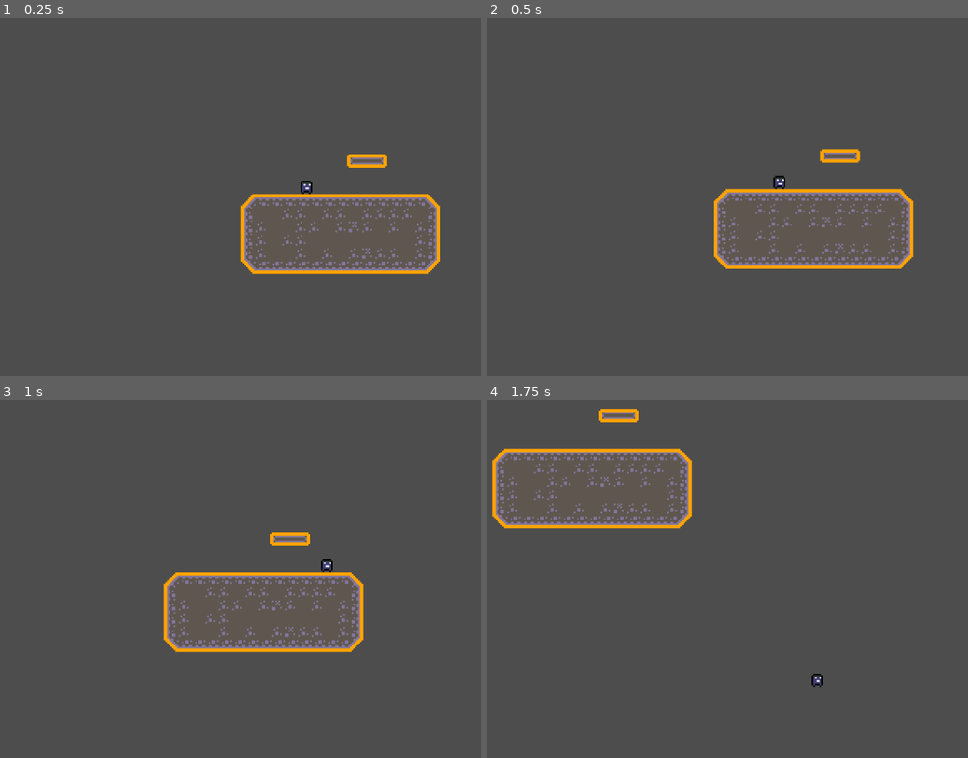
Above: before the commit, frames 1-4 (two rows, left to right).
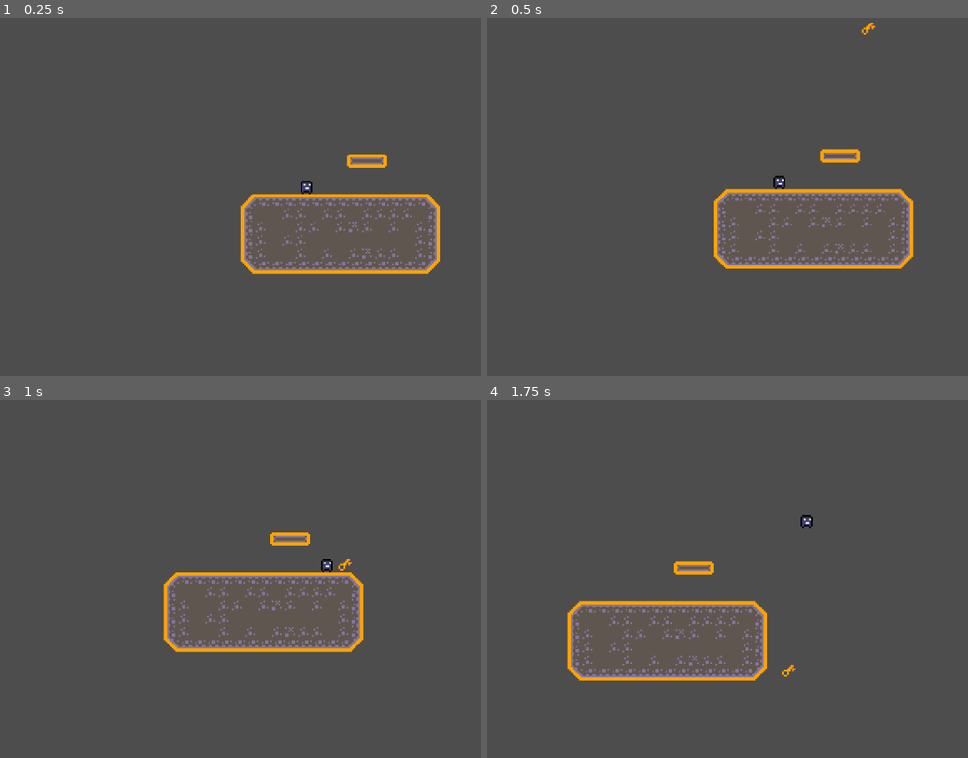
Above: after the commit, the same moments.

Repository: Miles-Miles2/GMTK2024
Game: Godot game, scene res://Tileset/root.tscn
The game is run twice, just before and just after one commit, with the same random seed, the same clock (stepped at 60 frames per second) and the same inputs.
Inputs:
- Up to frame 1 (0.25 s): no input
- Up to frame 2 (0.5 s): no input
- Up to frame 3 (1 s): hold D (move_right) from 0.53 s (still down); tap W (jump) at 0.77 s
- Up to frame 4 (1.75 s): keep holding D (move_right); tap W (jump) at 1.52 s

Frame 1 is identical in both runs. In frame 2, less than 0.1% of the frame differs, in the area x 77-81%, y 1-5%; in frame 3, less than 0.1%; in frame 4, 6.2%, in the area x 1-70%, y 2-81%.

Commit message:
added working enemy

Diff:
--- a/Scripts/coin copy.gd
+++ b/Scripts/coin copy.gd
@@ -1,7 +1,7 @@
 extends Area2D
 
-@onready var game_manager = %GameManager
-@onready var animation_player = $AnimationPlayer
+#@onready var game_manager = %GameManager
+#@onready var animation_player = $AnimationPlayer
 
 
 func _on_body_entered(body):
--- a/Scripts/slime copy.gd
+++ b/Scripts/slime copy.gd
@@ -1,13 +1,15 @@
 extends Node2D
 
-@onready var ray_cast_right = $RayCastRight
-@onready var ray_cast_left = $RayCastLeft
-@onready var slime = $AnimatedSprite2D
+@onready var ray_cast_right = $enemyBody2D/RayCastRight
+@onready var ray_cast_left = $enemyBody2D/RayCastLeft
+@onready var slime = $enemyBody2D/Sprite2D
+@onready var body = $enemyBody2D
 
-signal animation_done
+var gravity = ProjectSettings.get_setting("physics/2d/default_gravity")
+#signal animation_done
 
 
-var SPEED = 60
+var SPEED = 2000
 
 @onready var timer = $Timer
 
@@ -16,22 +18,26 @@
 
 func _ready():
 	timer.start()
-	slime.play("spawn")
+	#slime.play("spawn")
 
 func _on_timer_timeout():
-	slime.play("idle")
+	#slime.play("idle")
 	start_move = true
 
 func _process(delta):
 
+	if not body.is_on_floor():
+		body.velocity.y += gravity * delta
+
 	if ray_cast_right.is_colliding():
 		direction = -1
-		slime.flip_h = true
+		#slime.flip_h = true
 
 
 	if ray_cast_left.is_colliding():
 		direction = 1
-		slime.flip_h = false
+		#slime.flip_h = false
 
 	if start_move:
-		position.x += SPEED * delta * direction
+		body.velocity.x = (SPEED * delta * direction)
+	body.move_and_slide()
--- a/Tileset/pico8.tres
+++ b/Tileset/pico8.tres
@@ -223,9 +223,13 @@
 5:4/0 = 0
 5:4/0/physics_layer_0/linear_velocity = Vector2(0, 0)
 5:4/0/physics_layer_0/angular_velocity = 0.0
+6:4/next_alternative_id = 5
 6:4/0 = 0
 6:4/0/physics_layer_0/linear_velocity = Vector2(0, 0)
 6:4/0/physics_layer_0/angular_velocity = 0.0
+6:4/1 = 1
+6:4/1/physics_layer_0/linear_velocity = Vector2(0, 0)
+6:4/1/physics_layer_0/angular_velocity = 0.0
 7:4/0 = 0
 7:4/0/physics_layer_0/linear_velocity = Vector2(0, 0)
 7:4/0/physics_layer_0/angular_velocity = 0.0
--- a/Tileset/root.tscn
+++ b/Tileset/root.tscn
@@ -1,8 +1,9 @@
-[gd_scene load_steps=4 format=3 uid="uid://goebov0jswmq"]
+[gd_scene load_steps=5 format=3 uid="uid://goebov0jswmq"]
 
 [ext_resource type="PackedScene" uid="uid://dhgatk0xaee0v" path="res://player.tscn" id="1_gyjny"]
 [ext_resource type="TileSet" uid="uid://cvybiv4kqocla" path="res://Tileset/pico8.tres" id="2_nw3ex"]
 [ext_resource type="Script" path="res://Scripts/CameraMove.gd" id="3_locxl"]
+[ext_resource type="PackedScene" uid="uid://bwktujbfadlfs" path="res://slime copy.tscn" id="4_atw7s"]
 
 [node name="Root" type="Node2D"]
 
@@ -20,3 +21,6 @@
 position_smoothing_enabled = true
 script = ExtResource("3_locxl")
 player = NodePath("../Player")
+
+[node name="Slime" parent="." instance=ExtResource("4_atw7s")]
+position = Vector2(93, -216)
--- a/coin copy.tscn
+++ b/coin copy.tscn
@@ -1,8 +1,7 @@
-[gd_scene load_steps=21 format=3 uid="uid://d31p314016las"]
-
-[ext_resource type="Texture2D" uid="uid://yfqobcdorw1c" path="res://Assets/sprites/coin.png" id="1_img6a"]
-[ext_resource type="Script" path="res://Scripts/coin.gd" id="1_irkda"]
-[ext_resource type="AudioStream" uid="uid://cpq6k3o3it2wx" path="res://Assets/sounds/coin.wav" id="3_ylkhv"]
+[gd_scene load_steps=20 format=3 uid="uid://d31p314016las"]
+
+[ext_resource type="Texture2D" uid="uid://i66s8pdiuc0o" path="res://Assets/key.png" id="1_img6a"]
+[ext_resource type="Script" path="res://Scripts/coin copy.gd" id="1_irkda"]
 
 [sub_resource type="AtlasTexture" id="AtlasTexture_cp5sd"]
 atlas = ExtResource("1_img6a")
@@ -211,7 +210,6 @@
 shape = SubResource("CircleShape2D_s02w6")
 
 [node name="Pickupsound" type="AudioStreamPlayer2D" parent="."]
-stream = ExtResource("3_ylkhv")
 
 [node name="AnimationPlayer" type="AnimationPlayer" parent="."]
 libraries = {
--- a/killzone copy.tscn
+++ b/killzone copy.tscn
@@ -1,6 +1,6 @@
 [gd_scene load_steps=2 format=3 uid="uid://bovq5nweho4yv"]
 
-[ext_resource type="Script" path="res://Scripts/killzone.gd" id="1_8j8c5"]
+[ext_resource type="Script" path="res://Scripts/killzone copy.gd" id="1_8j8c5"]
 
 [node name="killzone" type="Area2D"]
 collision_mask = 2
--- a/project.godot
+++ b/project.godot
@@ -36,3 +36,7 @@
 "events": [Object(InputEventKey,"resource_local_to_scene":false,"resource_name":"","device":-1,"window_id":0,"alt_pressed":false,"shift_pressed":false,"ctrl_pressed":false,"meta_pressed":false,"pressed":false,"keycode":0,"physical_keycode":68,"key_label":0,"unicode":100,"echo":false,"script":null)
 ]
 }
+
+[rendering]
+
+textures/canvas_textures/default_texture_filter=0
--- a/slime copy.tscn
+++ b/slime copy.tscn
@@ -1,8 +1,10 @@
-[gd_scene load_steps=15 format=3 uid="uid://bwktujbfadlfs"]
+[gd_scene load_steps=14 format=3 uid="uid://bwktujbfadlfs"]
 
-[ext_resource type="Script" path="res://Scripts/slime.gd" id="1_bqwkd"]
-[ext_resource type="Texture2D" uid="uid://ddd4jjudggtv0" path="res://Assets/sprites/slime_green.png" id="1_k3gio"]
-[ext_resource type="PackedScene" uid="uid://bovq5nweho4yv" path="res://Scenes/killzone.tscn" id="2_5oarl"]
+[ext_resource type="Script" path="res://Scripts/slime copy.gd" id="1_bqwkd"]
+[ext_resource type="Texture2D" uid="uid://i66s8pdiuc0o" path="res://Assets/key.png" id="1_k3gio"]
+
+[sub_resource type="RectangleShape2D" id="RectangleShape2D_1lbav"]
+size = Vector2(6, 9)
 
 [sub_resource type="AtlasTexture" id="AtlasTexture_6tdvl"]
 atlas = ExtResource("1_k3gio")
@@ -83,36 +85,37 @@
 "speed": 10.0
 }]
 
-[sub_resource type="RectangleShape2D" id="RectangleShape2D_rr1qs"]
-size = Vector2(8, 13)
-
 [node name="Slime" type="Node2D"]
 script = ExtResource("1_bqwkd")
 
+[node name="enemyBody2D" type="CharacterBody2D" parent="."]
+
+[node name="CollisionShape2D" type="CollisionShape2D" parent="enemyBody2D"]
+position = Vector2(0, 0.5)
+shape = SubResource("RectangleShape2D_1lbav")
+
+[node name="RayCastRight" type="RayCast2D" parent="enemyBody2D"]
+position = Vector2(0, 2)
+target_position = Vector2(7, 0)
+
+[node name="RayCastLeft" type="RayCast2D" parent="enemyBody2D"]
+position = Vector2(0, 2)
+target_position = Vector2(-7, 0)
+
+[node name="Sprite2D" type="Sprite2D" parent="enemyBody2D"]
+texture_filter = 1
+texture = ExtResource("1_k3gio")
+
 [node name="AnimatedSprite2D" type="AnimatedSprite2D" parent="."]
+visible = false
 sprite_frames = SubResource("SpriteFrames_kbvn8")
 animation = &"spawn"
 autoplay = "idle"
 frame = 2
 frame_progress = 0.345938
 
-[node name="killzone" parent="." instance=ExtResource("2_5oarl")]
-
-[node name="CollisionShape2D" type="CollisionShape2D" parent="killzone"]
-position = Vector2(0, 5.5)
-shape = SubResource("RectangleShape2D_rr1qs")
-
-[node name="RayCastRight" type="RayCast2D" parent="."]
-position = Vector2(0, 5)
-target_position = Vector2(7, 0)
-
-[node name="RayCastLeft" type="RayCast2D" parent="."]
-position = Vector2(0, 5)
-target_position = Vector2(-7, 0)
-
 [node name="Timer" type="Timer" parent="."]
 wait_time = 0.5
 
-[connection signal="animation_done" from="." to="." method="_on_animation_done"]
 [connection signal="animation_finished" from="AnimatedSprite2D" to="." method="_on_animated_sprite_2d_animation_finished"]
 [connection signal="timeout" from="Timer" to="." method="_on_timer_timeout"]
Binary file added: Assets/key.png
Not shown, added: Assets/key.png.import
Renamed: Scripts/GameManager copy.gd -> Scripts/GameManager.gd
